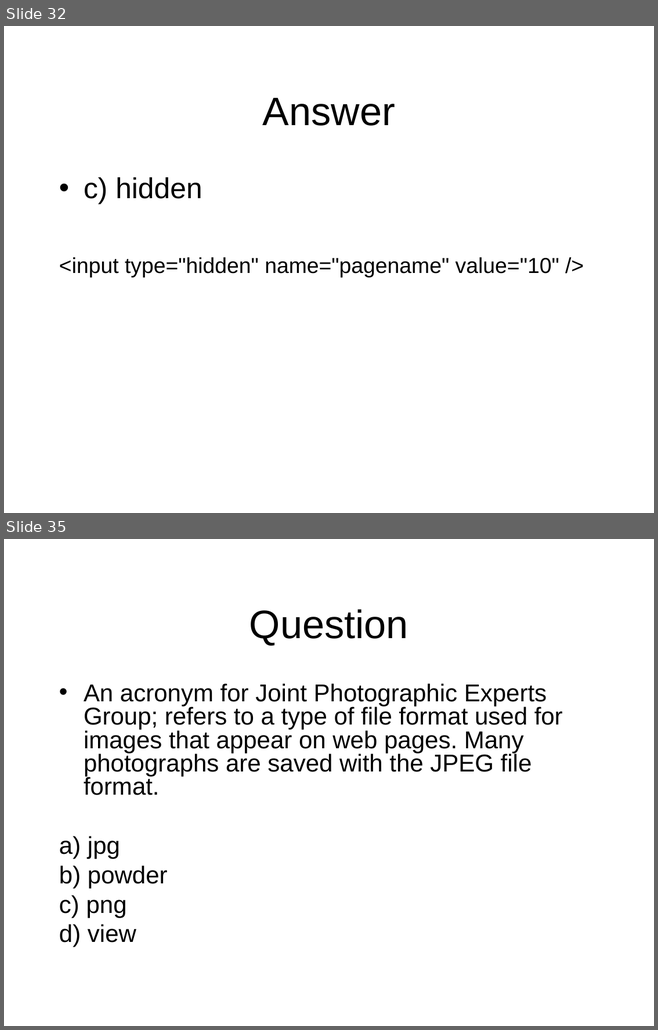
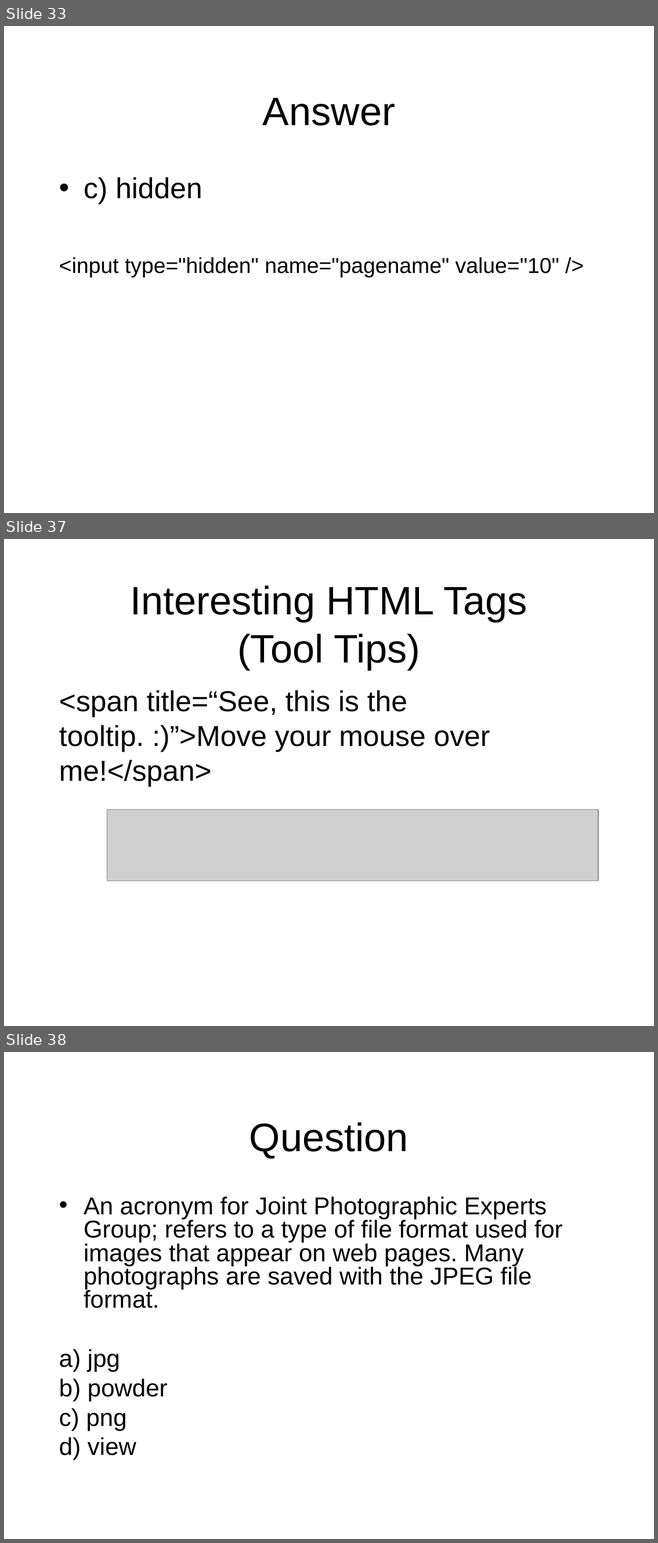
Before and after one commit to octaviordz/zjnu2017.github.io, a slide deck: WAD/lectures/030--Hyperlinks.Tables.Forms.Frameworks.ppt. Shown one above the other, each under a label of ours: slides 32 and 35 before the commit, slides 33, 37 and 38 after it; the slides between them are not shown. The pictures are 658x1030 and 658x1543 pixels, drawn with LibreOffice and Linux fonts; fonts in the diff are those of the drawing; grey boxes stand for pictures. Boxes give left, top, right and bottom in pixels: in the first picture for what was removed or moved away, otherwise in the second. Text is boxed around its words. In the diff, an @@ line names an element or a change of style, - is before the commit and + after.

```diff
--- a/WAD/lectures/030--Hyperlinks.Tables.Forms.Frameworks.ppt
+++ b/WAD/lectures/030--Hyperlinks.Tables.Forms.Frameworks.ppt
@@ slide 37 added at box(4, 539, 654, 1026), background #FFFFFF @@
@@ title added at box(130, 585, 527, 669), 44 pt, text #000000 @@
+Interesting HTML Tags
+(Tool Tips)
@@ text added at box(59, 690, 490, 787), 32 pt, text #000000 @@
+<span title=“See, this is the tooltip. :)”>Move your mouse over me!</span>
@@ picture added at box(107, 810, 598, 881) @@
@@ what was slide 32 is now slide 33 @@
@@ what was slide 35 is now slide 38 @@
```
Also in this commit, not shown: 1 slide changed, 2 other slides added, 2 other files.
